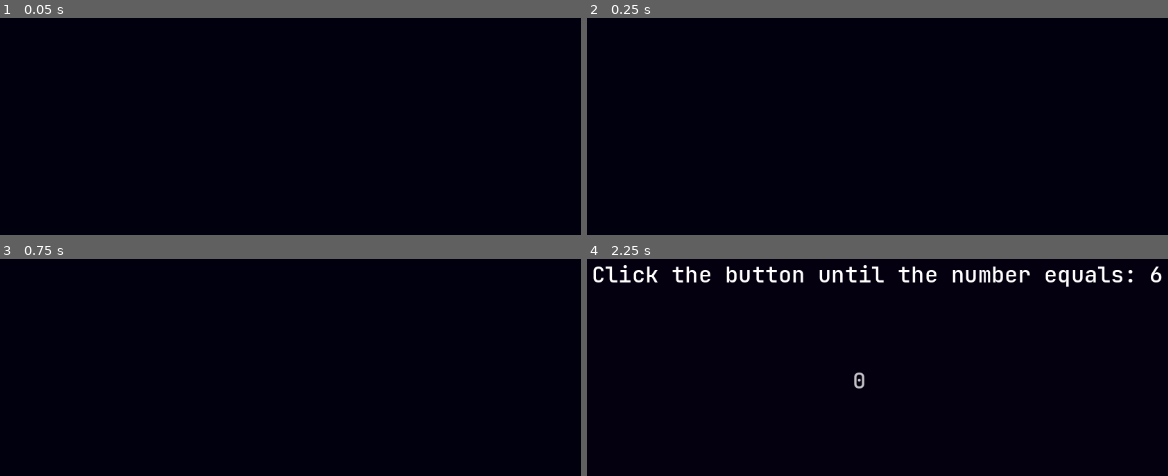
Above: before the commit, frames 1-4 (two rows, left to right).
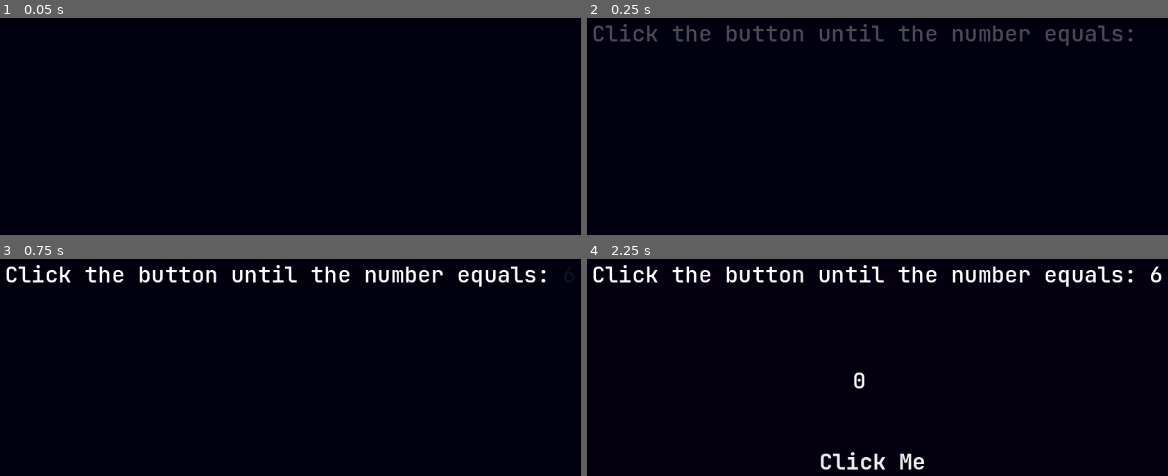
Above: after the commit, the same moments.

Repository: Ali-Wahbi/DTJ36-Theme-Random
Game: Godot game, scene res://Scenes/mainScene.tscn
Same seed, same stepped clock (60 frames per second), same inputs: the game is played once before the commit and once after it.
Inputs (mouse positions are in pixels of both pictures, inside the frame that each line leads up to):
- Up to frame 1 (0.05 s): no input
- Up to frame 2 (0.25 s): no input
- Up to frame 3 (0.75 s): tap Enter at 0.5 s; tap Z at 0.6 s
- Up to frame 4 (2.25 s): hold A 1.28-2 s; tap R at 1.35 s; click (871, 460) at 2 s, where only the run after the commit has a clickable "Click Me"

Frame 1 is identical in both runs. In frame 2, 2.1% of the frame differs, in the area x 1-94%, y 2-13%; in frame 3, 2.6%; in frame 4, 0.7%.

Commit message:
all challenges added

Diff:
--- a/dtj36Random/Scenes/gameButton.tscn
+++ b/dtj36Random/Scenes/gameButton.tscn
@@ -15,7 +15,11 @@
 offset_top = -32.0
 offset_right = 171.0
 offset_bottom = 11.0
-theme_override_colors/font_color = Color(1, 1, 1, 1)
+theme_override_colors/font_color = Color(0.85, 0.85, 0.85, 1)
+theme_override_colors/font_focus_color = Color(0.95, 0.95, 0.95, 1)
+theme_override_colors/font_pressed_color = Color(0.6, 0.6, 0.6, 1)
+theme_override_colors/font_hover_color = Color(1, 1, 1, 1)
+theme_override_colors/font_hover_pressed_color = Color(0.9, 0.9, 0.9, 1)
 theme_override_fonts/font = ExtResource("1_6o6by")
 theme_override_font_sizes/font_size = 32
 theme_override_styles/normal = SubResource("StyleBoxEmpty_6o6by")
--- a/dtj36Random/Scenes/mainScene.tscn
+++ b/dtj36Random/Scenes/mainScene.tscn
@@ -38,11 +38,7 @@
 titleBG = Color(0.06, 0, 0.056, 1)
 challengeThreeBG = Color(0.06, 0, 0.03600002, 1)
 challengeFourBG = Color(0.06, 0, 0.015999984, 1)
-challengeOneDelay = 0.7
-challengeTwoDelay = 0.5
-challengeThreeDelay = 0.5
-challengeFourDelay = 0.5
-titleDelay = 0.9
+titleDelay = 0.4
 
 [node name="CanvasLayer" type="CanvasLayer" parent="."]
 
@@ -244,13 +240,12 @@
 grow_vertical = 2
 
 [node name="GameLabel" parent="ThirdChallenge/Control2" instance=ExtResource("1_2c717")]
-modulate = Color(1, 1, 1, 0)
 layout_mode = 0
 offset_left = 254.0
 offset_top = 181.0
 offset_right = 927.0
 offset_bottom = 224.0
-text = "Choose the [color=red]Red[/color] one of the following"
+text = "Choose the [color=d90000]Red[/color] one of the following"
 scroll_active = false
 
 [node name="HBoxContainer" type="HBoxContainer" parent="ThirdChallenge/Control2"]
@@ -261,36 +256,21 @@
 offset_bottom = 335.0
 
 [node name="red" parent="ThirdChallenge/Control2/HBoxContainer" instance=ExtResource("2_ly6xb")]
-modulate = Color(1, 1, 1, 0)
-layout_mode = 2
-size_flags_horizontal = 3
-theme_override_colors/font_color = Color(1, 0, 0, 1)
-theme_override_colors/font_focus_color = Color(1, 0.089999974, 0.089999974, 1)
-theme_override_colors/font_pressed_color = Color(0.84, 0, 0, 1)
-theme_override_colors/font_hover_color = Color(1, 0.09019608, 0.09019608, 1)
-theme_override_colors/font_hover_pressed_color = Color(0.8392157, 0, 0, 1)
+self_modulate = Color(1, 0, 0, 1)
+layout_mode = 2
+size_flags_horizontal = 3
 text = "Red"
 
 [node name="yellow" parent="ThirdChallenge/Control2/HBoxContainer" instance=ExtResource("2_ly6xb")]
-modulate = Color(1, 1, 1, 0)
-layout_mode = 2
-size_flags_horizontal = 3
-theme_override_colors/font_color = Color(1, 0.9490196, 0, 1)
-theme_override_colors/font_focus_color = Color(1, 1, 0.14999998, 1)
-theme_override_colors/font_pressed_color = Color(1, 0.85333335, 0.120000005, 1)
-theme_override_colors/font_hover_color = Color(0.95, 0.66499996, 0, 1)
-theme_override_colors/font_hover_pressed_color = Color(0.73, 0.65700006, 0, 1)
+self_modulate = Color(1, 0.73333335, 0, 1)
+layout_mode = 2
+size_flags_horizontal = 3
 text = "Yellow"
 
 [node name="blue" parent="ThirdChallenge/Control2/HBoxContainer" instance=ExtResource("2_ly6xb")]
-modulate = Color(1, 1, 1, 0)
-layout_mode = 2
-size_flags_horizontal = 3
-theme_override_colors/font_color = Color(0, 0.29999995, 1, 1)
-theme_override_colors/font_focus_color = Color(0.05533328, 0, 0.83, 1)
-theme_override_colors/font_pressed_color = Color(0, 0.5999999, 1, 1)
-theme_override_colors/font_hover_color = Color(0, 0.7599997, 0.95, 1)
-theme_override_colors/font_hover_pressed_color = Color(0, 0.5, 1, 1)
+modulate = Color(0, 0.73333335, 1, 1)
+layout_mode = 2
+size_flags_horizontal = 3
 text = "Blue"
 
 [node name="VBoxContainer" type="VBoxContainer" parent="ThirdChallenge/Control2"]
@@ -301,7 +281,6 @@
 offset_bottom = 580.0
 
 [node name="GameButton4" parent="ThirdChallenge/Control2/VBoxContainer" instance=ExtResource("2_ly6xb")]
-modulate = Color(1, 1, 1, 0)
 layout_mode = 2
 size_flags_horizontal = 3
 size_flags_vertical = 3
@@ -338,7 +317,7 @@
 offset_top = 181.0
 offset_right = 927.0
 offset_bottom = 224.0
-text = "Choose the [color=blue]Blue[/color] one of the following"
+text = "Choose the [color=00bbff]Blue[/color] one of the following"
 scroll_active = false
 
 [node name="HBoxContainer" type="HBoxContainer" parent="FourthChallenge/Control2"]
@@ -349,33 +328,21 @@
 offset_bottom = 335.0
 
 [node name="red" parent="FourthChallenge/Control2/HBoxContainer" instance=ExtResource("2_ly6xb")]
-layout_mode = 2
-size_flags_horizontal = 3
-theme_override_colors/font_color = Color(1, 0, 0, 1)
-theme_override_colors/font_focus_color = Color(1, 0.089999974, 0.089999974, 1)
-theme_override_colors/font_pressed_color = Color(0.84, 0, 0, 1)
-theme_override_colors/font_hover_color = Color(1, 0.09019608, 0.09019608, 1)
-theme_override_colors/font_hover_pressed_color = Color(0.8392157, 0, 0, 1)
+self_modulate = Color(1, 0, 0, 1)
+layout_mode = 2
+size_flags_horizontal = 3
 text = "Yellow"
 
 [node name="yellow" parent="FourthChallenge/Control2/HBoxContainer" instance=ExtResource("2_ly6xb")]
-layout_mode = 2
-size_flags_horizontal = 3
-theme_override_colors/font_color = Color(1, 0.9490196, 0, 1)
-theme_override_colors/font_focus_color = Color(1, 1, 0.14999998, 1)
-theme_override_colors/font_pressed_color = Color(1, 0.85333335, 0.120000005, 1)
-theme_override_colors/font_hover_color = Color(0.95, 0.66499996, 0, 1)
-theme_override_colors/font_hover_pressed_color = Color(0.73, 0.65700006, 0, 1)
+self_modulate = Color(1, 0.73333335, 0, 1)
+layout_mode = 2
+size_flags_horizontal = 3
 text = "Blue"
 
 [node name="blue" parent="FourthChallenge/Control2/HBoxContainer" instance=ExtResource("2_ly6xb")]
-layout_mode = 2
-size_flags_horizontal = 3
-theme_override_colors/font_color = Color(0, 0.29999995, 1, 1)
-theme_override_colors/font_focus_color = Color(0.05533328, 0, 0.83, 1)
-theme_override_colors/font_pressed_color = Color(0, 0.5999999, 1, 1)
-theme_override_colors/font_hover_color = Color(0, 0.7599997, 0.95, 1)
-theme_override_colors/font_hover_pressed_color = Color(0, 0.5, 1, 1)
+self_modulate = Color(0, 0.73333335, 1, 1)
+layout_mode = 2
+size_flags_horizontal = 3
 text = "Red"
 
 [node name="VBoxContainer" type="VBoxContainer" parent="FourthChallenge/Control2"]
@@ -435,7 +402,7 @@
 offset_top = 181.0
 offset_right = 927.0
 offset_bottom = 224.0
-text = "Choose the most Yellow-ish one"
+text = "Choose the most [color=ffbb00]Yellow-ish[/color] one"
 scroll_active = false
 horizontal_alignment = 1
 
@@ -447,33 +414,21 @@
 offset_bottom = 335.0
 
 [node name="yellow" parent="FifthChallenge/Control2/HBoxContainer" instance=ExtResource("2_ly6xb")]
-layout_mode = 2
-size_flags_horizontal = 3
-theme_override_colors/font_color = Color(1, 0.9490196, 0, 1)
-theme_override_colors/font_focus_color = Color(1, 1, 0.14999998, 1)
-theme_override_colors/font_pressed_color = Color(1, 0.85333335, 0.120000005, 1)
-theme_override_colors/font_hover_color = Color(0.95, 0.66499996, 0, 1)
-theme_override_colors/font_hover_pressed_color = Color(0.73, 0.65700006, 0, 1)
+self_modulate = Color(1, 0.73333335, 0, 1)
+layout_mode = 2
+size_flags_horizontal = 3
 text = "Yellow"
 
 [node name="yellow2" parent="FifthChallenge/Control2/HBoxContainer" instance=ExtResource("2_ly6xb")]
-layout_mode = 2
-size_flags_horizontal = 3
-theme_override_colors/font_color = Color(1, 0.9490196, 0, 1)
-theme_override_colors/font_focus_color = Color(1, 1, 0.14999998, 1)
-theme_override_colors/font_pressed_color = Color(1, 0.85333335, 0.120000005, 1)
-theme_override_colors/font_hover_color = Color(0.95, 0.66499996, 0, 1)
-theme_override_colors/font_hover_pressed_color = Color(0.73, 0.65700006, 0, 1)
+self_modulate = Color(1, 0.73333335, 0, 1)
+layout_mode = 2
+size_flags_horizontal = 3
 text = "Yellow"
 
 [node name="yellow3" parent="FifthChallenge/Control2/HBoxContainer" instance=ExtResource("2_ly6xb")]
-layout_mode = 2
-size_flags_horizontal = 3
-theme_override_colors/font_color = Color(1, 0.9490196, 0, 1)
-theme_override_colors/font_focus_color = Color(1, 1, 0.14999998, 1)
-theme_override_colors/font_pressed_color = Color(1, 0.85333335, 0.120000005, 1)
-theme_override_colors/font_hover_color = Color(0.95, 0.66499996, 0, 1)
-theme_override_colors/font_hover_pressed_color = Color(0.73, 0.65700006, 0, 1)
+self_modulate = Color(1, 0.73333335, 0, 1)
+layout_mode = 2
+size_flags_horizontal = 3
 text = "Yellow"
 
 [node name="VBoxContainer" type="VBoxContainer" parent="FifthChallenge/Control2"]
@@ -495,7 +450,6 @@
 horizontal_alignment = 1
 
 [node name="SixthChallenge" type="Node2D" parent="." node_paths=PackedStringArray("gameLabel", "correctButton", "leftButton", "midButton", "rightButton", "confirmButton", "resultLabel", "realChallengeLabel")]
-visible = false
 script = ExtResource("18_4djc3")
 gameLabel = NodePath("Control2/GameLabel")
 correctButton = NodePath("Control2/Correct")
@@ -539,17 +493,13 @@
 horizontal_alignment = 1
 
 [node name="Correct" parent="SixthChallenge/Control2" instance=ExtResource("2_ly6xb")]
+self_modulate = Color(0, 0.73333335, 1, 1)
 layout_mode = 0
 offset_left = 607.0
 offset_top = 181.0
 offset_right = 711.0
 offset_bottom = 224.0
 size_flags_horizontal = 3
-theme_override_colors/font_color = Color(0, 0.29999995, 1, 1)
-theme_override_colors/font_focus_color = Color(0.05533328, 0, 0.83, 1)
-theme_override_colors/font_pressed_color = Color(0, 0.5999999, 1, 1)
-theme_override_colors/font_hover_color = Color(0, 0.7599997, 0.95, 1)
-theme_override_colors/font_hover_pressed_color = Color(0, 0.5, 1, 1)
 text = "Blue"
 
 [node name="HBoxContainer" type="HBoxContainer" parent="SixthChallenge/Control2"]
@@ -563,32 +513,18 @@
 self_modulate = Color(1, 0, 0, 1)
 layout_mode = 2
 size_flags_horizontal = 3
-theme_override_colors/font_color = Color(1, 0.9490196, 0, 1)
-theme_override_colors/font_focus_color = Color(1, 1, 0.14999998, 1)
-theme_override_colors/font_pressed_color = Color(1, 0.85333335, 0.120000005, 1)
-theme_override_colors/font_hover_color = Color(0.95, 0.66499996, 0, 1)
-theme_override_colors/font_hover_pressed_color = Color(0.73, 0.65700006, 0, 1)
 text = "Red"
 
 [node name="mid" parent="SixthChallenge/Control2/HBoxContainer" instance=ExtResource("2_ly6xb")]
-layout_mode = 2
-size_flags_horizontal = 3
-theme_override_colors/font_color = Color(1, 0.9490196, 0, 1)
-theme_override_colors/font_focus_color = Color(1, 1, 0.14999998, 1)
-theme_override_colors/font_pressed_color = Color(1, 0.85333335, 0.120000005, 1)
-theme_override_colors/font_hover_color = Color(0.95, 0.66499996, 0, 1)
-theme_override_colors/font_hover_pressed_color = Color(0.73, 0.65700006, 0, 1)
+self_modulate = Color(1, 0.73333335, 0, 1)
+layout_mode = 2
+size_flags_horizontal = 3
 text = "Yellow"
 
 [node name="right" parent="SixthChallenge/Control2/HBoxContainer" instance=ExtResource("2_ly6xb")]
 self_modulate = Color(0, 1, 0.049999952, 1)
 layout_mode = 2
 size_flags_horizontal = 3
-theme_override_colors/font_color = Color(1, 0.9490196, 0, 1)
-theme_override_colors/font_focus_color = Color(1, 1, 0.14999998, 1)
-theme_override_colors/font_pressed_color = Color(1, 0.85333335, 0.120000005, 1)
-theme_override_colors/font_hover_color = Color(0.95, 0.66499996, 0, 1)
-theme_override_colors/font_hover_pressed_color = Color(0.73, 0.65700006, 0, 1)
 text = "Green"
 
 [node name="VBoxContainer" type="VBoxContainer" parent="SixthChallenge/Control2"]
@@ -613,12 +549,14 @@
 visible = false
 
 [node name="Finale" type="Node2D" parent="." node_paths=PackedStringArray("youLabel", "scoreLabel", "reflectionSprite", "finaleLabel", "psLabel")]
+visible = false
 script = ExtResource("20_ekaqe")
 youLabel = NodePath("Control/you")
 scoreLabel = NodePath("Control/scoreLabel")
 reflectionSprite = NodePath("Control/reflection")
 finaleLabel = NodePath("Control/fin")
 psLabel = NodePath("Control/scoreLabel2")
+showDelay = 0.3
 
 [node name="Control" type="Control" parent="Finale"]
 layout_mode = 3
--- a/dtj36Random/Scripts/finale.gd
+++ b/dtj36Random/Scripts/finale.gd
@@ -26,7 +26,7 @@
 	print("Finale show all objects")
 	scoreLabel.text = "Scored: " + str(score)
 	reflectionSprite.texture = reflection
-	var duration = 0.25
+	var duration = 0.5
 
 	youLabel.visible = true
 	reflectionSprite.visible = true
--- a/dtj36Random/Scripts/input_keyboard.gd
+++ b/dtj36Random/Scripts/input_keyboard.gd
@@ -178,7 +178,7 @@
 	gameStarted = true
 
 func hideChallenge(duration: float = 0.5):
-	tweenFade(self, 1, 0, duration)
+	await tweenFade(self, 1, 0, duration)
 	challengeHidden.emit()
 
 
--- a/dtj36Random/Scripts/main_scene_controller.gd
+++ b/dtj36Random/Scripts/main_scene_controller.gd
@@ -151,7 +151,7 @@
 		return
 	isChallengeOneDone = true
 	print("Challenge one done")
-	await _create_timer(1)
+	await _create_timer(2)
 	challengeOne.hideAllObjects(true)
 	await challengeOne.allObjectsHidden
 	startChallengeTwo()
